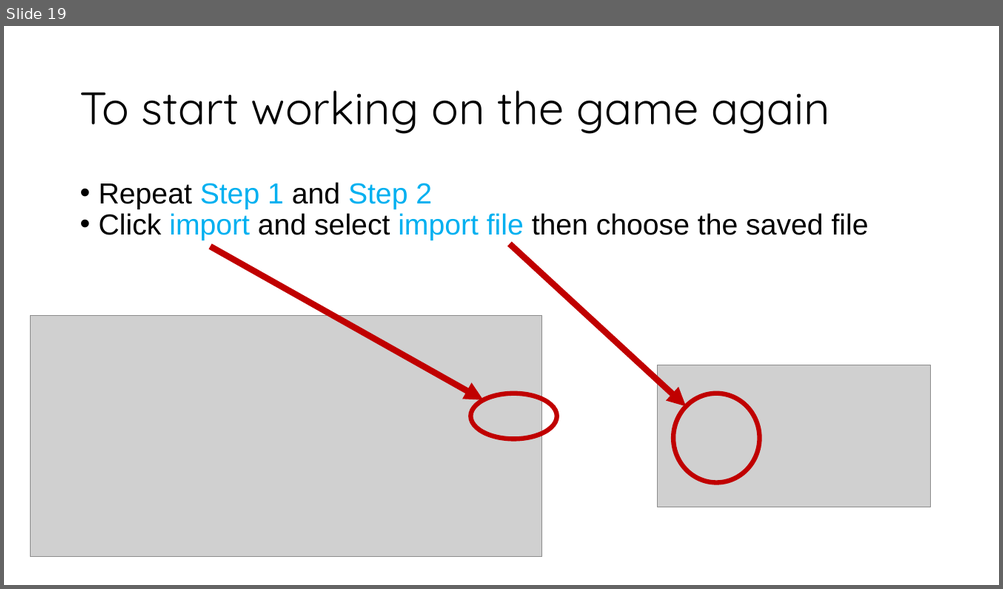
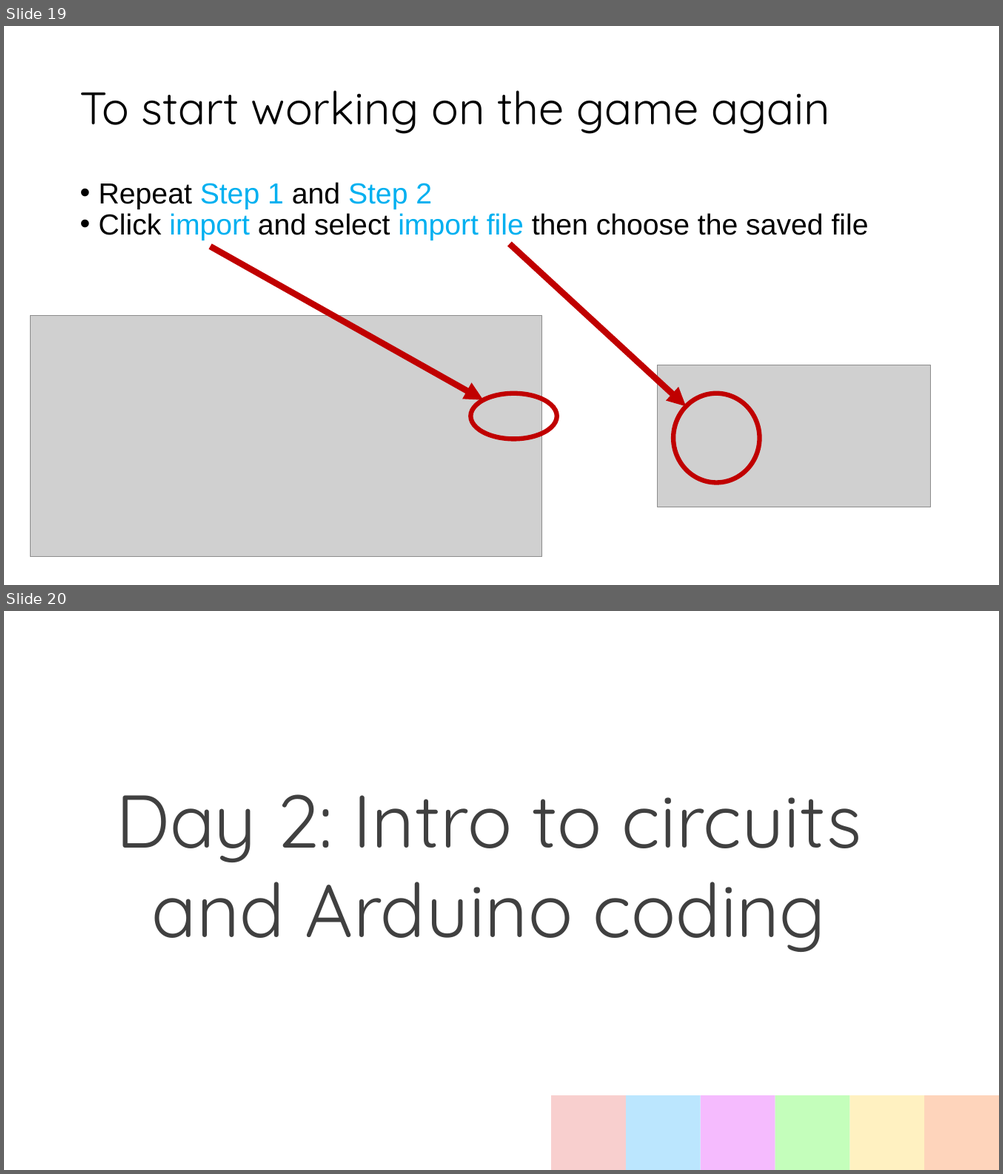
Before and after one commit to BMW-lab-MSU/game-controller-summer-camp, a slide deck: slides/programming-your-own-world-slides.odp. Shown one above the other, each under a label of ours: slide 19 before the commit, slides 19 and 20 after it. The pictures are 1003x589 and 1003x1174 pixels, drawn with LibreOffice and Linux fonts; fonts in the diff are those of the drawing; grey boxes stand for pictures. Boxes give left, top, right and bottom in pixels: in the first picture for what was removed or moved away, otherwise in the second. Text is boxed around its words. In the diff, an @@ line names an element or a change of style, - is before the commit and + after.

```diff
--- a/slides/programming-your-own-world-slides.odp
+++ b/slides/programming-your-own-world-slides.odp
@@ slide 20 added at bbox=[4, 611, 999, 1170], background #FFFFFF @@
@@ title added at bbox=[116, 795, 862, 952], 72 pt, text #404040 @@
+Day 2: Intro to circuits and Arduino coding
@@ rectangle added at bbox=[551, 1096, 626, 1170], fill #F8CFCE @@
@@ rectangle added at bbox=[626, 1096, 700, 1170], fill #BBE6FE @@
@@ rectangle added at bbox=[700, 1096, 775, 1170], fill #F5BBFE @@
@@ rectangle added at bbox=[775, 1096, 849, 1170], fill #C4FEBB @@
@@ rectangle added at bbox=[849, 1096, 924, 1170], fill #FFF1C1 @@
@@ rectangle added at bbox=[924, 1096, 999, 1170], fill #FED4BB @@
```
Also in this commit, not shown: 11 other slides added.
